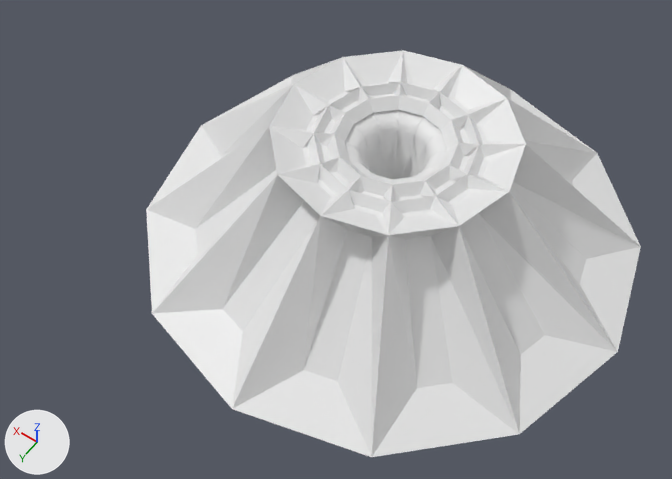
What one commit did to the Blender file VILE/Assets/Models/conductor_port.blend.
Camera for both pictures: a camera (50 mm lens) standing at (-2.99, 5.13, 7.37) and looking at (0.39, 0.39, -0.08). The lights are fixed; the arrows at lower left show +X, +Y and +Z. Materials are left out; every surface is plain grey.
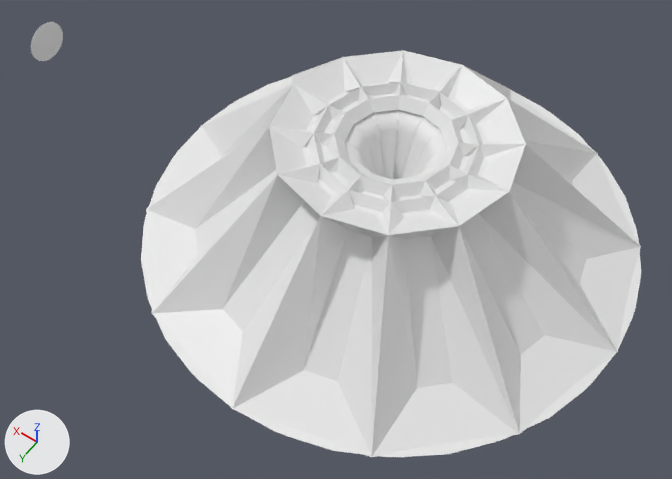
Changed parts and their boxes [x1, y1, x2, y2] in the pictures (672 x 479 px; the box of a moved part takes in the faces that stretch with it):
'Cylinder.002', reshaped: before [345, 110, 447, 184]; after [31, 22, 641, 457]
part 1 of me_cylinder_002, added: after [141, 78, 641, 457]
part 2 of me_cylinder_002, added: after [31, 22, 63, 61]
part 3 of me_cylinder_002, moved or reshaped: before [361, 131, 429, 179]; after [360, 131, 429, 179]

Edits to the bpy script that builds the scene:
```text
Change me_cylinder_002:
    used by ob_cylinder_002; location = (0.0, 0.0, 0.0)
    verts and faces of me_cylinder_002; kept vertices keep their numbers, new ones are numbered from 216
    before: 168 (0.13, 0.225, 0.193), 169 (0.0, 0.26, 0.193), 170 (0.225, 0.13, 0.193), 171 (0.26, 0.0, 0.193), 172 (0.225, -0.13, 0.193)
    before: 173 (0.13, -0.225, 0.193), 174 (0.0, -0.26, 0.193), 175 (-0.13, -0.225, 0.193), 176 (-0.225, -0.13, 0.193), 177 (-0.26, 0.0, 0.193)
    before: 178 (-0.225, 0.13, 0.193), 179 (-0.13, 0.225, 0.193)
    remove me_cylinder_002.from_pydata(...)  # 216 vertices, 157 faces; spans x -0.563..0.562, y -0.563..0.562, z 0.193..1.2
    add me_cylinder_002.from_pydata(...)  # 360 vertices, 206 faces; spans x -2.5..4.935, y -2.5..2.5, z -0.25..1.2
    me_cylinder_002 part 1: a new loose piece of 96 vertices spanning x -2.5..2.5, y -2.5..2.5, z 0.001..0.19
    me_cylinder_002 part 2: a new loose piece of 48 vertices spanning x 4.935, y -0.25..0.25, z -0.25..0.25
    me_cylinder_002 part 3
    add verts[168] = (0.0, 0.0, 0.193)  # moved
    add verts[169] = (0.0, 0.0, 0.193)  # moved
    add verts[170] = (0.0, 0.0, 0.193)  # moved
    add verts[171] = (0.0, 0.0, 0.193)  # moved
    add verts[172] = (0.0, 0.0, 0.193)  # moved
    add verts[173] = (0.0, 0.0, 0.193)  # moved
    add verts[174] = (0.0, 0.0, 0.193)  # moved
    add verts[175] = (0.0, 0.0, 0.193)  # moved
    add verts[176] = (0.0, 0.0, 0.193)  # moved
    add verts[177] = (0.0, 0.0, 0.193)  # moved
    add verts[178] = (0.0, 0.0, 0.193)  # moved
    add verts[179] = (0.0, 0.0, 0.193)  # moved
```
